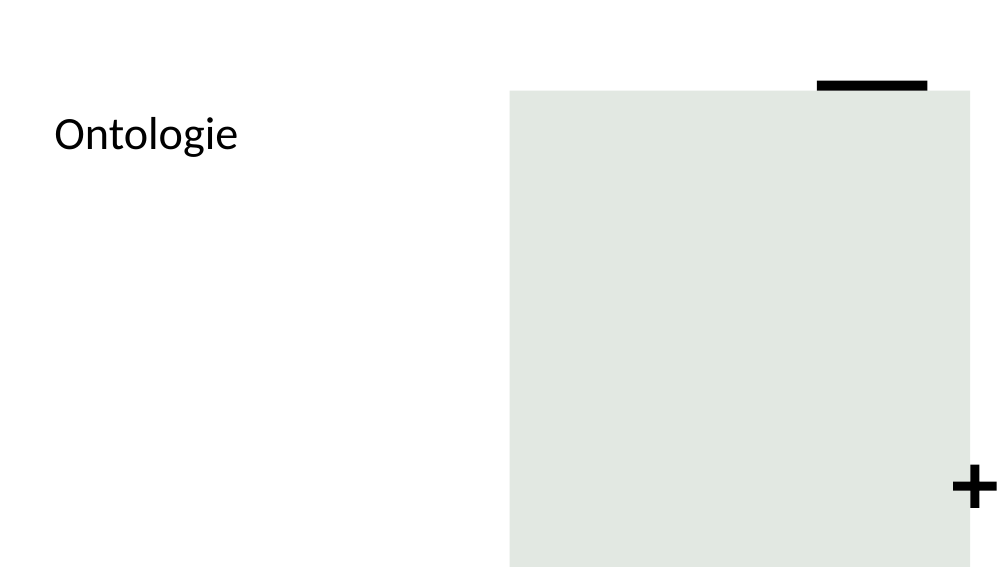
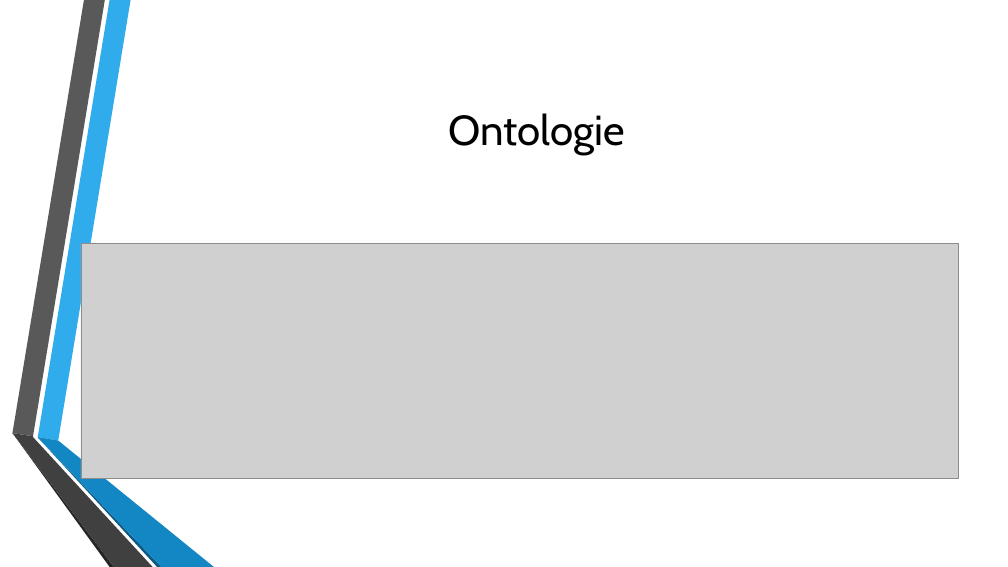
Before and after one commit to AI-Gio/ABD, a slide deck: slide 4 of Challenge 1 presentatie.pptx. Drawn at 1008x567 pixels with LibreOffice and Linux fonts; fonts in the diff are those of the drawing; grey boxes stand for pictures; background and template pictures are left out. Boxes give left, top, right and bottom in pixels: in the first picture for what was removed or moved away, otherwise in the second. Text is boxed around its words. In the diff, an @@ line names an element or a change of style, - is before the commit and + after.

```diff
--- a/Challenge 1 presentatie.pptx
+++ b/Challenge 1 presentatie.pptx
@@ title "Ontologie": place and size @@
-title "Ontologie" at [54,117,238,157]
+title "Ontologie" at [449,113,625,155]
@@ title "Ontologie" at [449,113,625,155]: size 44 to 40 pt, font Calibri to Cabin; alignment left to centre; vertical alignment top to middle @@
@@ rectangle removed at [817,81,928,91] @@
@@ rectangle removed at [510,91,970,567] @@
@@ picture added at [81,243,959,479] @@
@@ group added at [12,0,214,567]: 6 freeform shapes @@
@@ plus removed at [954,464,997,507] @@
```
Also in this commit, not shown: 4 other slides changed, 2 slides added, 2 slides removed.
